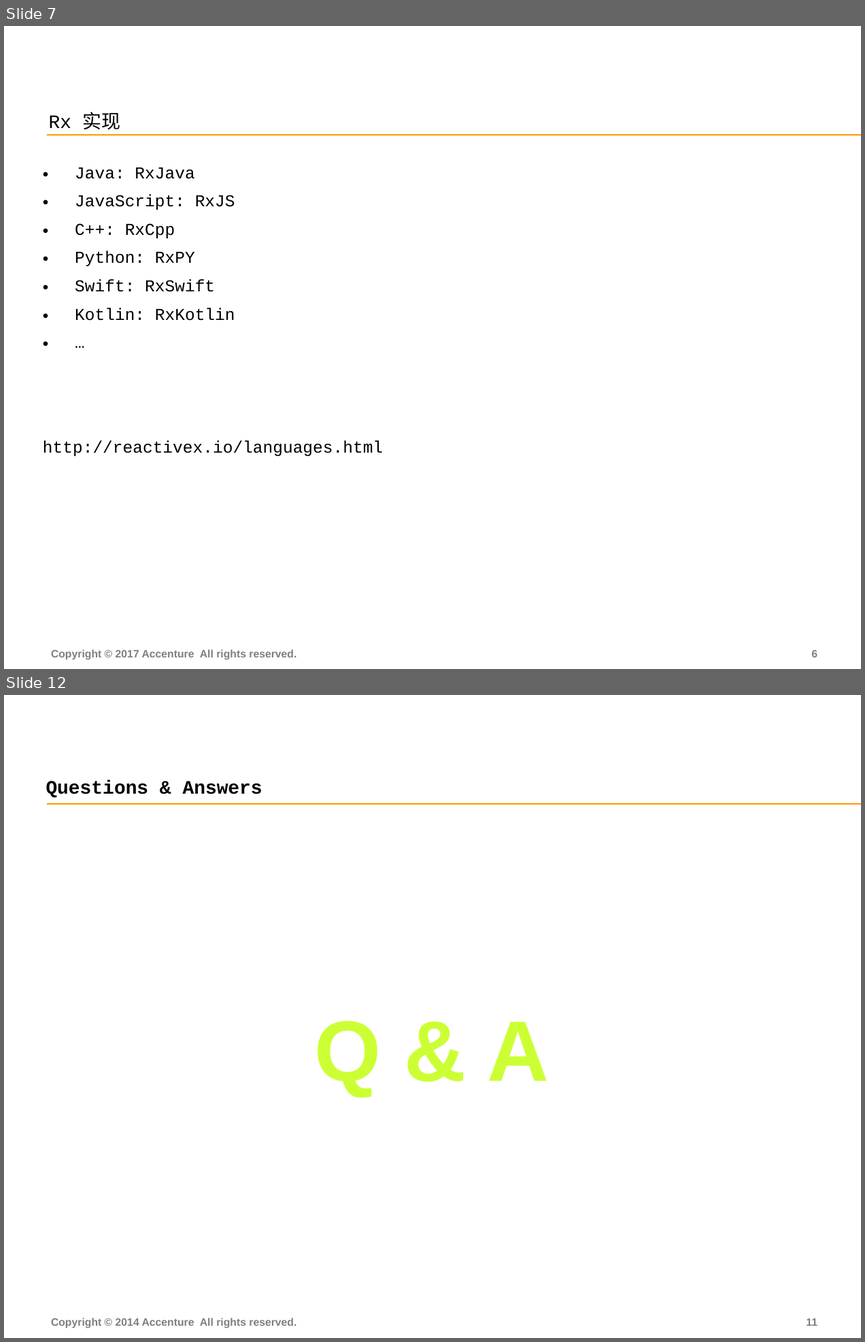
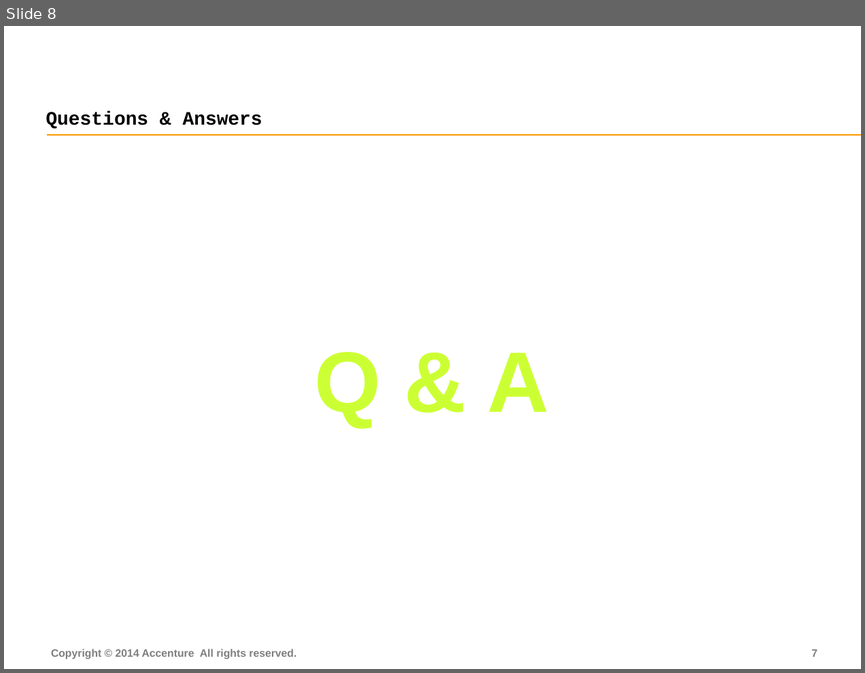
Before and after one commit to FS-Angular-Interest-Group/AngularTraining, a slide deck: PPT/10-Accenture-FS-Animation.pptx. Shown one above the other, each under a label of ours: slides 7 and 12 before the commit, slide 8 after it; the slides between them are not shown. The pictures are 865x1342 and 865x673 pixels, drawn with LibreOffice and Linux fonts; fonts in the diff are those of the drawing. Boxes give left, top, right and bottom in pixels: in the first picture for what was removed or moved away, otherwise in the second. Text is boxed around its words. In the diff, an @@ line names an element or a change of style, - is before the commit and + after.

```diff
--- a/PPT/10-Accenture-FS-Animation.pptx
+++ b/PPT/10-Accenture-FS-Animation.pptx
@@ slide 7 removed at box(4, 26, 861, 669), background #FFFFFF; not listed: 1 template element that a slide beside it also shows @@
@@ title removed at box(49, 112, 121, 129) @@
-Rx 实现
@@ table removed at box(34, 151, 747, 481), 1 rows, 1 columns @@
-Java: RxJava / JavaScript: RxJS / C++: RxCpp / Python: RxPY / Swift: RxSwift / Kotlin: RxKotlin / … / http://reactivex.io/languages.html
@@ text removed at box(51, 649, 296, 659) @@
-Copyright © 2017 Accenture All rights reserved.
@@ page number removed at box(811, 650, 817, 657) @@
-6
@@ what was slide 12 is now slide 8 @@
@@ page number at box(811, 649, 817, 656): text changed @@
-11
+7
```
Also in this commit, not shown: 3 slides changed, 4 slides added, 7 other slides removed.
